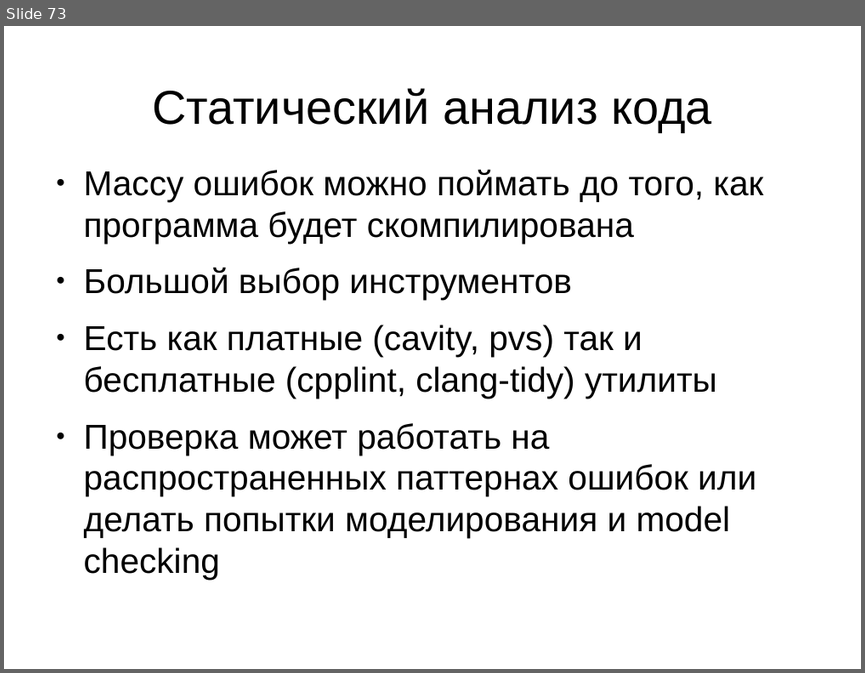
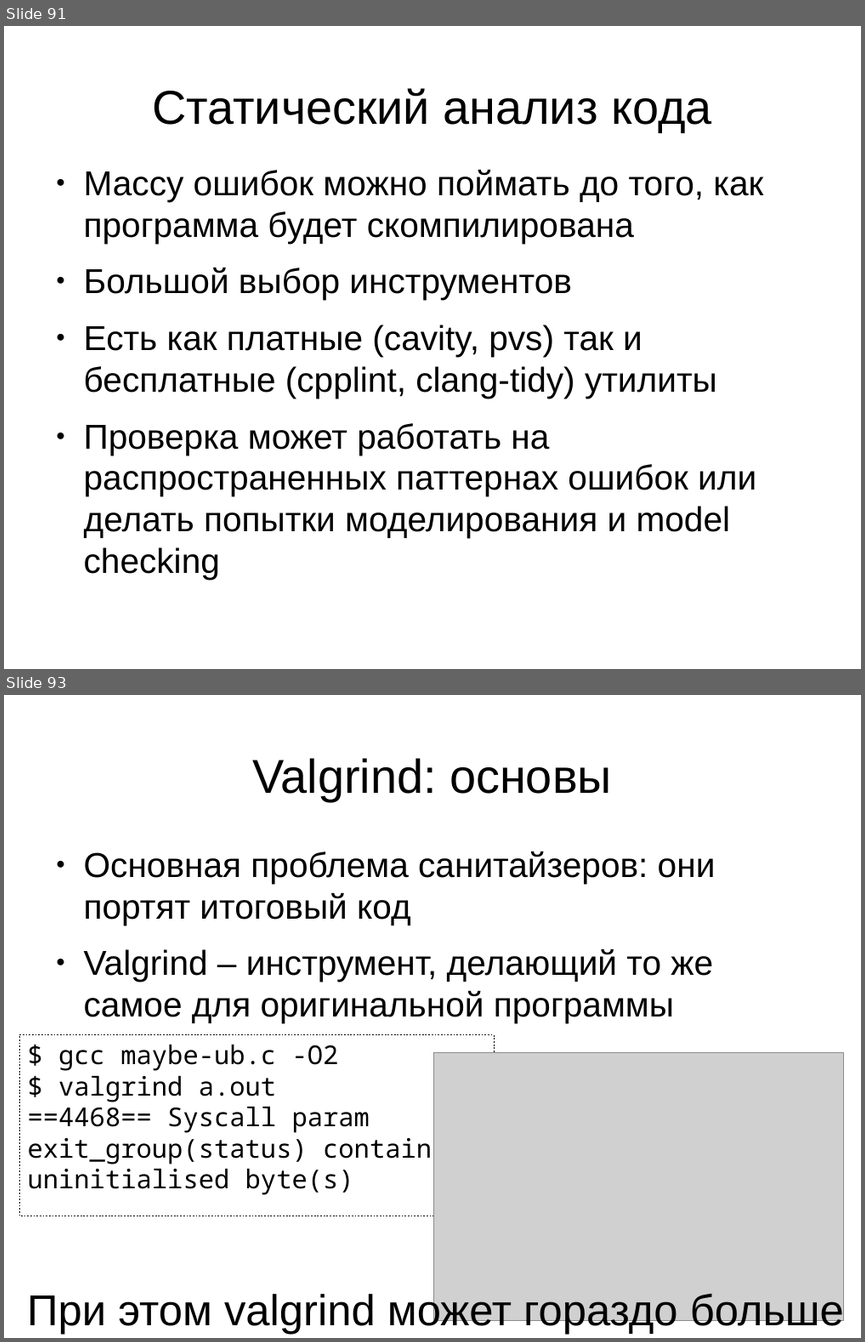
Before and after one commit to MIPT-ILab/cpp-lects-rus, a slide deck: other_lects/toolchain_lect/slides/toolchain_complete.odp. Shown one above the other, each under a label of ours: slide 73 before the commit, slides 91 and 93 after it; the slides between them are not shown. The pictures are 865x673 and 865x1342 pixels, drawn with LibreOffice and Linux fonts; fonts in the diff are those of the drawing; grey boxes stand for pictures. Boxes give left, top, right and bottom in pixels: in the first picture for what was removed or moved away, otherwise in the second. Text is boxed around its words. In the diff, an @@ line names an element or a change of style, - is before the commit and + after.

```diff
--- a/other_lects/toolchain_lect/slides/toolchain_complete.odp
+++ b/other_lects/toolchain_lect/slides/toolchain_complete.odp
@@ slide 93 added at [4,695,861,1338], background #FFFFFF @@
@@ title added at [252,758,612,801], 44 pt, text #000000 @@
+Valgrind: основы
@@ text added at [84,851,715,1023], 32 pt, text #000000 @@
+● Основная проблема санитайзеров: они портят итоговый код
+● Valgrind – инструмент, делающий то же самое для оригинальной программы
@@ rectangle added at [19,1035,494,1216], outline #000000 0.51 pt, 24 pt, text #000000 @@
+$ gcc maybe-ub.c -O2
+$ valgrind a.out
+==4468== Syscall param exit_group(status) contains uninitialised byte(s)
@@ picture added at [434,1053,844,1321] @@
@@ text added at [27,1290,844,1333], 40 pt, text #000000 @@
+При этом valgrind может гораздо больше
@@ what was slide 73 is now slide 91 @@
```
Also in this commit, not shown: 2 slides changed, 28 other slides added, 12 other files.
